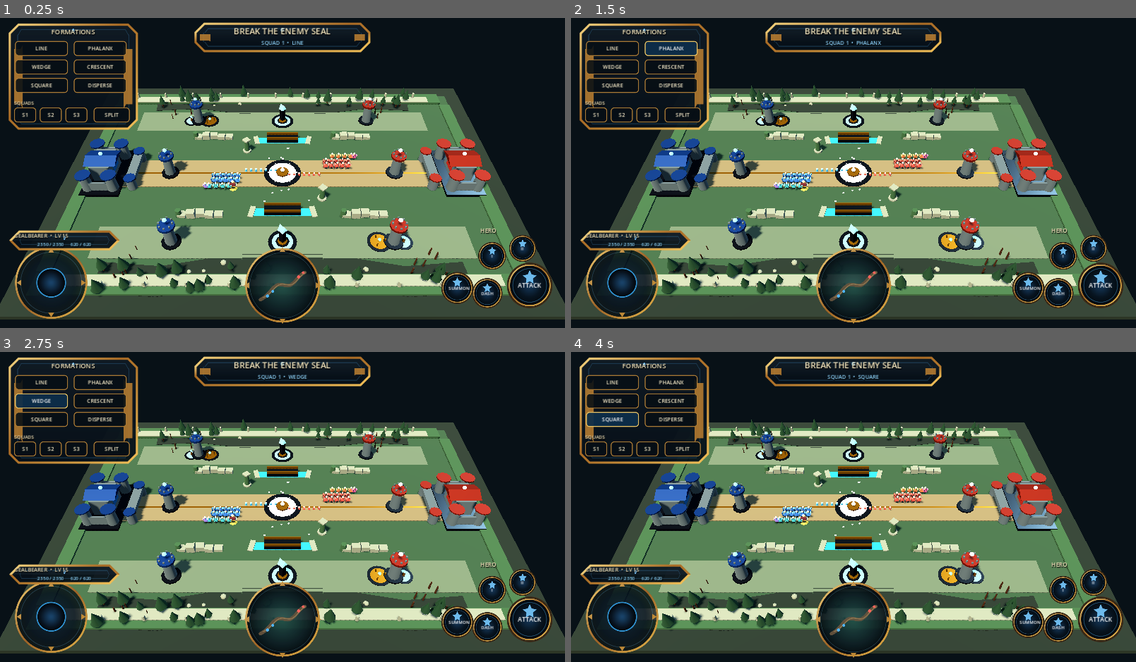
Above: before the commit, frames 1-4 (two rows, left to right).
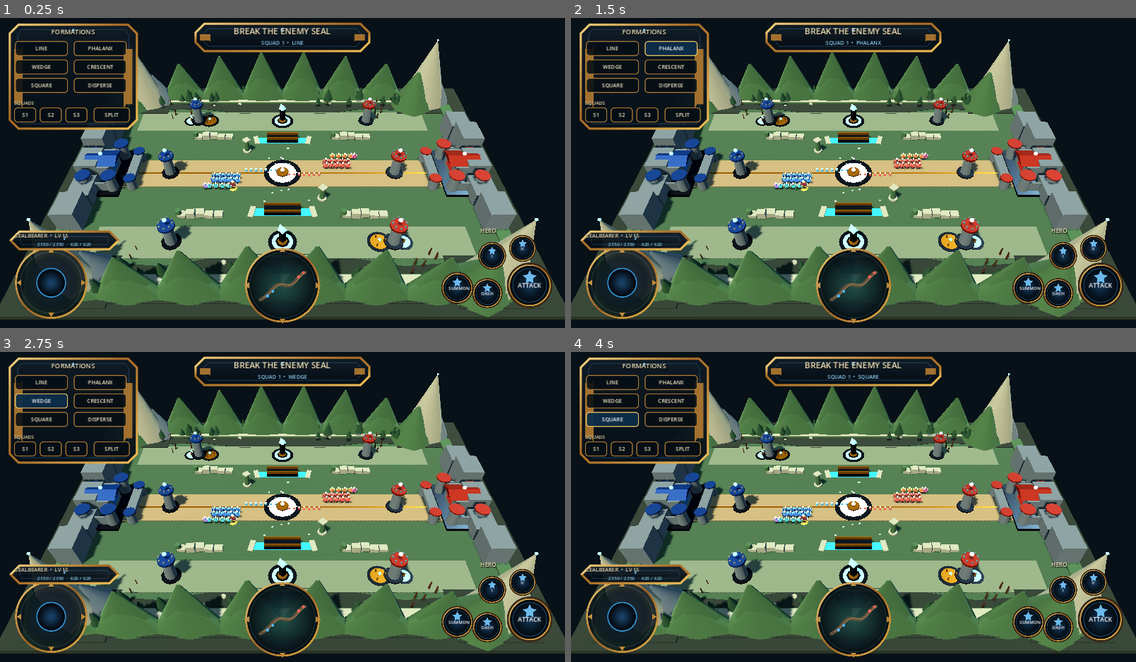
Above: after the commit, the same moments.

Repository: heliossamuelhernandezreyes/Closeseal
Game: Godot game, scene res://src/prototype/greybox_battlefield.tscn
Two runs of this game, one before a commit and one after it. Both use one fixed random seed, a clock stepped at 60 frames per second and the inputs below.
Inputs:
- Up to frame 1 (0.25 s): no input
- Up to frame 2 (1.5 s): click "LINE" at 0.5 s; click "PHALANX" at 1.25 s
- Up to frame 3 (2.75 s): click "WEDGE" at 2 s
- Up to frame 4 (4 s): click "CRESCENT" at 2.75 s; click "SQUARE" at 3.5 s

The runs differ from the first frame. In frame 1, 15% of the frame differs, in the area x 3-97%, y 6-97%; in frame 2, 15%; in frame 3, 15%; in frame 4, 15%.

Commit message:
Materialize contract landforms as mountain basin

Diff:
--- a/src/prototype/map_visual_kit.gd
+++ b/src/prototype/map_visual_kit.gd
@@ -136,6 +136,59 @@
         _box(layer, "Rill_%s" % z, Vector3(0, 0.015, z), Vector3(13.0, 0.045, 2.2), "water_dark")
         for x in [-6.8, 6.8]:
             _box(layer, "RillBank_%s_%s" % [z, x], Vector3(x, 0.13, z), Vector3(1.2, 0.28, 3.0), "weathered_stone", Vector3(0, 12.0 * signf(x * z), 0))
+    _build_landforms()
+
+func _build_landforms() -> void:
+    var layer: Node3D = layers["VisualTerrain"]
+    var terrain: Dictionary = map_data.get("authoring", {}).get("terrain", {})
+    for value in terrain.get("landforms", []):
+        if typeof(value) != TYPE_DICTIONARY:
+            continue
+        var landform: Dictionary = value
+        var id := String(landform.get("id", "landform"))
+        var kind := String(landform.get("kind", "ridge"))
+        var center := MapContract.vec3_from(landform.get("center", []))
+        var size := MapContract.vec3_from(landform.get("size", []), Vector3(12, 8, 8))
+        var height := maxf(float(landform.get("height", size.y)), 1.0)
+        var material_id := String(landform.get("material", "moss_stone"))
+        match kind:
+            "ridge":
+                _build_ridge_landform(layer, id, center, size, height, material_id)
+            "peak":
+                _build_peak_landform(layer, id, center, size, height, material_id)
+            "cliff":
+                _build_cliff_landform(layer, id, center, size, height, material_id)
+
+func _build_ridge_landform(layer: Node3D, id: String, center: Vector3, size: Vector3, height: float, material_id: String) -> void:
+    var segments := maxi(5, int(size.x / 10.0))
+    _box(layer, id + "_Foot", Vector3(center.x, 0.16, center.z), Vector3(size.x, 0.32, size.z + 1.2), "earth_dark")
+    for index in range(segments):
+        var phase := float(index) / float(segments - 1)
+        var x := center.x - size.x * 0.5 + phase * size.x
+        var local_height := height * (0.58 + 0.42 * sin(phase * PI))
+        var mountain := _cylinder(layer, "%s_Mass_%02d" % [id, index], Vector3(x, local_height * 0.5, center.z), 1.0, local_height, material_id, 7, 0.04)
+        mountain.scale = Vector3(size.x / float(segments) * 0.68, 1.0, size.z * 0.5)
+        var shoulder := _cylinder(layer, "%s_Shoulder_%02d" % [id, index], Vector3(x, local_height * 0.28, center.z + size.z * 0.12), 1.0, local_height * 0.56, "moss_stone", 7, 0.12)
+        shoulder.scale = Vector3(size.x / float(segments) * 0.82, 1.0, size.z * 0.62)
+
+func _build_peak_landform(layer: Node3D, id: String, center: Vector3, size: Vector3, height: float, material_id: String) -> void:
+    _box(layer, id + "_Foot", Vector3(center.x, 0.18, center.z), Vector3(size.x + 1.4, 0.36, size.z + 1.2), "earth_dark")
+    var main := _cylinder(layer, id + "_Summit", Vector3(center.x, height * 0.5, center.z), 1.0, height, material_id, 8, 0.02)
+    main.scale = Vector3(size.x * 0.5, 1.0, size.z * 0.5)
+    var shoulder := _cylinder(layer, id + "_Shoulder", Vector3(center.x - size.x * 0.22, height * 0.28, center.z + size.z * 0.14), 1.0, height * 0.56, "moss_stone", 7, 0.08)
+    shoulder.scale = Vector3(size.x * 0.43, 1.0, size.z * 0.58)
+    var shoulder_b := _cylinder(layer, id + "_ShoulderB", Vector3(center.x + size.x * 0.24, height * 0.22, center.z - size.z * 0.12), 1.0, height * 0.44, "fortress_stone", 7, 0.08)
+    shoulder_b.scale = Vector3(size.x * 0.38, 1.0, size.z * 0.52)
+    _sphere(layer, id + "_Beacon", Vector3(center.x, height + 0.35, center.z), 0.28, "crystal_blue")
+
+func _build_cliff_landform(layer: Node3D, id: String, center: Vector3, size: Vector3, height: float, material_id: String) -> void:
+    var segments := maxi(5, int(size.z / 5.0))
+    for index in range(segments):
+        var phase := float(index) / float(segments - 1)
+        var z := center.z - size.z * 0.5 + phase * size.z
+        var local_height := height * (0.62 + 0.24 * sin(phase * PI * 2.0))
+        var block := _box(layer, "%s_Block_%02d" % [id, index], Vector3(center.x, local_height * 0.5, z), Vector3(size.x, local_height, size.z / float(segments) * 1.12), material_id, Vector3(0, 0, (phase - 0.5) * 5.0))
+        block.scale = Vector3(1.0, 1.0, 1.0)
 
 func _build_routes() -> void:
     var layer: Node3D = layers["VisualRoutes"]
